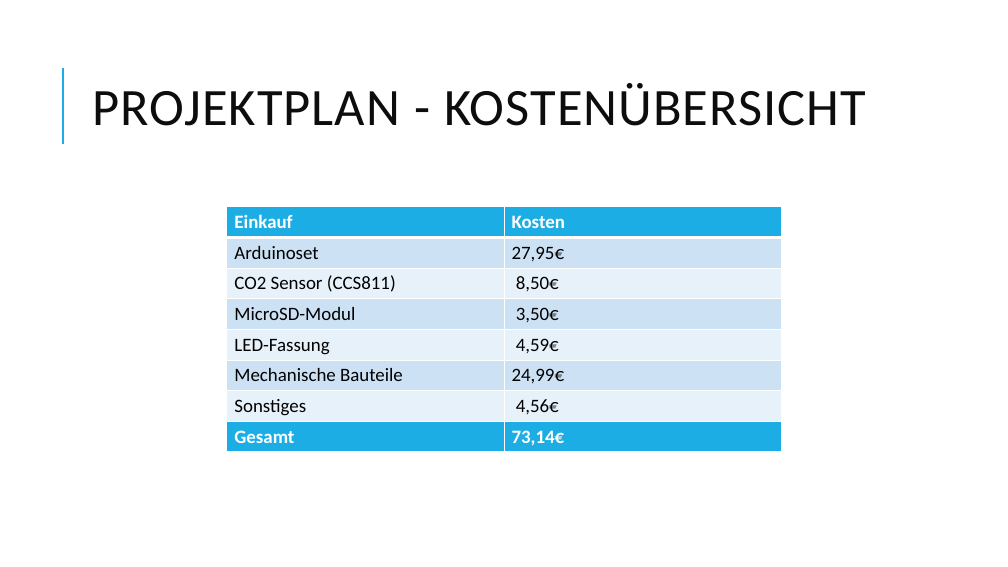
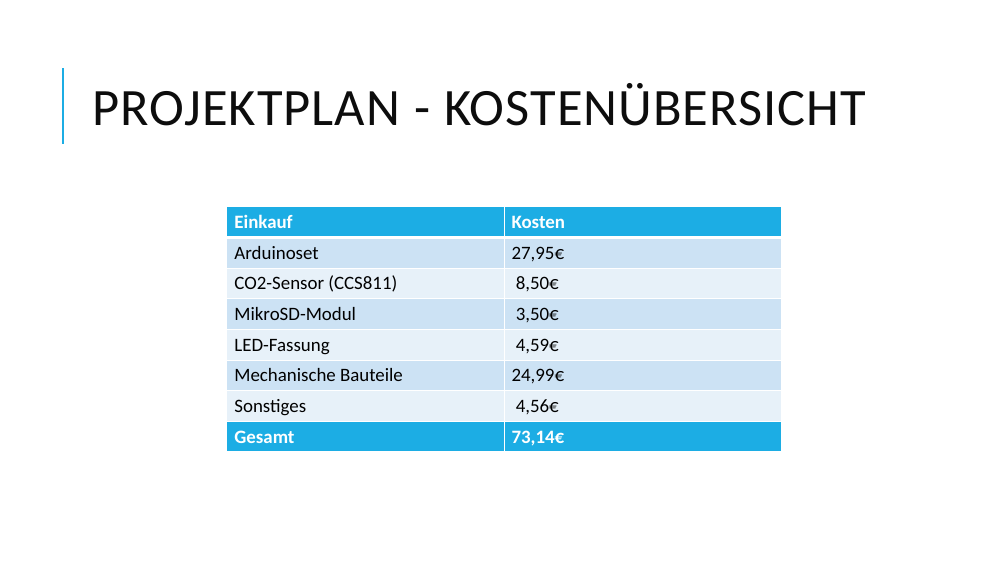
Before and after one commit to johannesdhbw/MC_Projekt, a slide deck: slide 6 of Präsentation/Microcomputertechnik.pptx. Drawn at 1008x567 pixels with LibreOffice and Linux fonts; fonts in the diff are those of the drawing. Boxes give left, top, right and bottom in pixels: in the first picture for what was removed or moved away, otherwise in the second. Text is boxed around its words. In the diff, an @@ line names an element or a change of style, - is before the commit and + after.

```diff
--- a/Präsentation/Microcomputertechnik.pptx
+++ b/Präsentation/Microcomputertechnik.pptx
@@ table at (x1=227, y1=207, x2=782, y2=422) @@
-row 3, column 1: CO2 Sensor (CCS811)
+row 3, column 1: CO2-Sensor (CCS811)
-row 4, column 1: MicroSD-Modul
+row 4, column 1: MikroSD-Modul
```
Also in this commit, not shown: 1 other slide changed, 13 other files.
